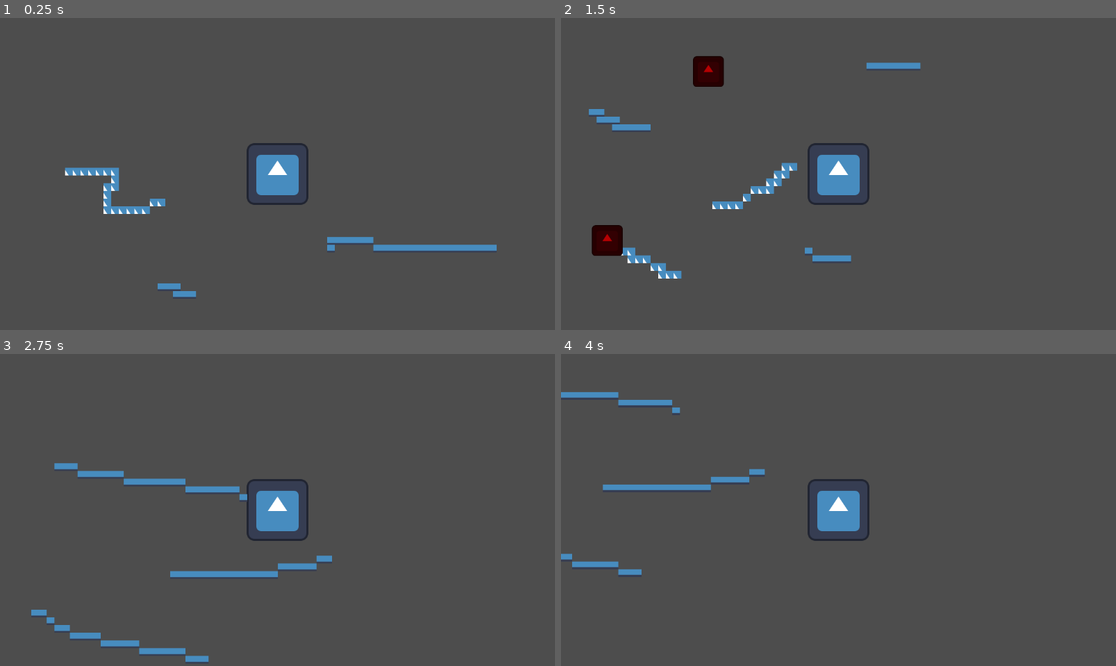
Above: before the commit, frames 1-4 (two rows, left to right).
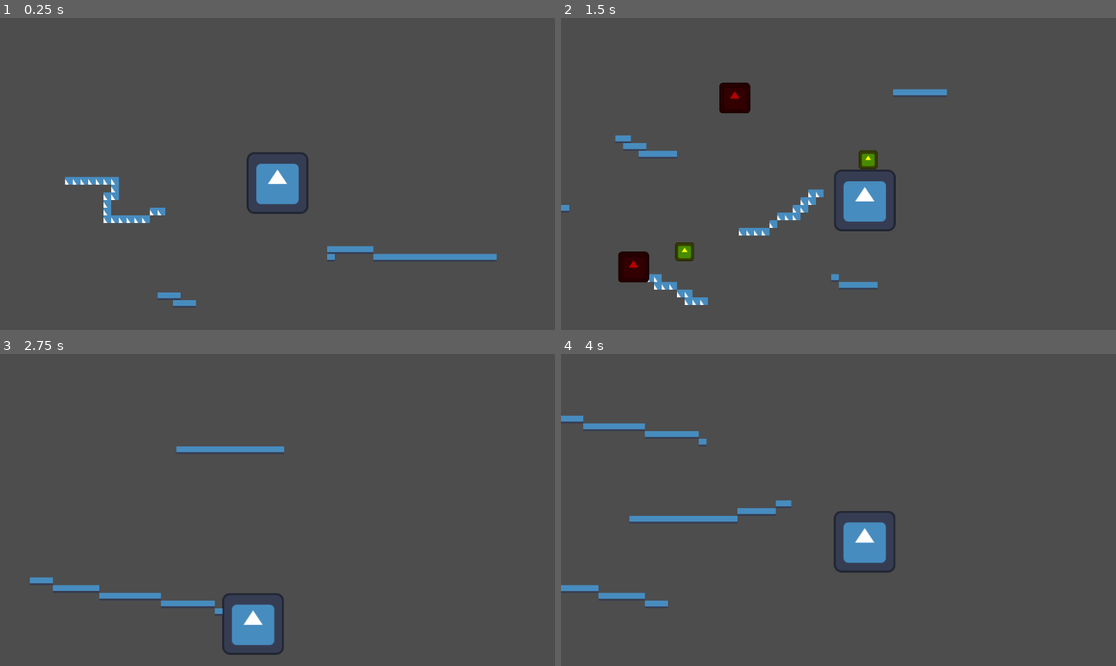
Above: after the commit, the same moments.

Repository: Avare-Game-Studio/Mechanic_Puzzle
Game: Godot game, scene res://scenes/world.tscn
Same seed, same stepped clock (60 frames per second), same inputs: the game is played once before the commit and once after it. The engine's default icon, where the game draws it, is replaced by a stand-in: a white triangle on a blue panel in a dark square.
Inputs:
- Up to frame 1 (0.25 s): no input
- Up to frame 2 (1.5 s): tap Enter (ui_accept) at 0.5, 0.77 s; hold Right (ui_right) from 0.53 s (still down)
- Up to frame 3 (2.75 s): tap Enter (ui_accept) at 1.52 s; release Right (ui_right) at 2.03 s; hold Left (ui_left) from 2.03 s (still down)
- Up to frame 4 (4 s): release Left (ui_left) at 2.78 s; hold Right (ui_right) from 2.78 s (still down); tap Enter (ui_accept) at 3.02, 3.77 s

The runs differ from the first frame. In frame 1, 3.6% of the frame differs, in the area x 11-90%, y 40-93%; in frame 2, 7.6%, in the area x 0-70%, y 12-92%; in frame 3, 5.6%; in frame 4, 5.1%.

Commit message:
Integrated GameManager and fixed coin collection signals

Diff:
--- /dev/null
+++ b/Scripts/coin.gd
@@ -0,0 +1,14 @@
+extends Area2D
+
+func _ready() -> void:
+	# Sinyali kodla bağlayarak editör hatalarını devre dışı bırakıyoruz
+	body_entered.connect(_on_body_entered)
+
+func _on_body_entered(body: Node2D) -> void:
+	if body.is_in_group("players"):
+		print("Altın toplandı!")
+		# Altını silerken de deferred (ertelenmiş) kullanmak iyidir:
+		call_deferred("queue_free")
+
+func free_coin():
+	queue_free()
--- a/Scripts/enemy.gd
+++ b/Scripts/enemy.gd
@@ -20,7 +20,7 @@
 
 
 func _on_body_entered(body: Node2D) -> void:
-	# Artık isimle değil, grup üyeliğiyle kontrol ediyoruz
 	if body.is_in_group("players"):
 		print("DÜŞMAN YAKALADI! Oyun sıfırlanıyor...")
-		get_tree().reload_current_scene()
+		# Direkt çağırmak yerine, güvenli bir ana erteliyoruz:
+		get_tree().call_deferred("reload_current_scene")
--- /dev/null
+++ b/Scripts/gameManager.gd
@@ -0,0 +1,8 @@
+extends Node
+var score: int = 0
+
+func _on_body_entered(body: Node2D) -> void:
+	if body.is_in_group("players"):
+		GameManager.score += 1 # Puanı artır
+		print("Altın toplandı! Toplam Puan: ", GameManager.score)
+		call_deferred("queue_free") # free_coin fonksiyonuna gerek kalmadan direkt böyle de yazabilirsin
--- a/project.godot
+++ b/project.godot
@@ -15,6 +15,10 @@
 config/features=PackedStringArray("4.6", "GL Compatibility")
 config/icon="res://icon.svg"
 
+[autoload]
+
+GameManager="*uid://jiypajpeiye5"
+
 [global_group]
 
 players=""
--- a/scenes/Player.tscn
+++ b/scenes/Player.tscn
@@ -15,3 +15,4 @@
 texture = ExtResource("2_3li8b")
 
 [node name="Camera2D" type="Camera2D" parent="." unique_id=914657517]
+position_smoothing_enabled = true
--- /dev/null
+++ b/scenes/coin.tscn
@@ -0,0 +1,19 @@
+[gd_scene format=3 uid="uid://7iolhqd6di45"]
+
+[ext_resource type="Script" uid="uid://cubxdrdw77vxp" path="res://Scripts/coin.gd" id="1_i64fm"]
+[ext_resource type="Texture2D" uid="uid://bnhyjn4mt58nm" path="res://icon.svg" id="1_rwqht"]
+
+[sub_resource type="CircleShape2D" id="CircleShape2D_i64fm"]
+radius = 63.788715
+
+[node name="Coin" type="Area2D" unique_id=1419047894]
+scale = Vector2(0.3, 0.3)
+collision_layer = 4
+script = ExtResource("1_i64fm")
+
+[node name="Sprite2D" type="Sprite2D" parent="." unique_id=2122195872]
+modulate = Color(1, 1, 0, 1)
+texture = ExtResource("1_rwqht")
+
+[node name="CollisionShape2D" type="CollisionShape2D" parent="." unique_id=165353199]
+shape = SubResource("CircleShape2D_i64fm")
--- a/scenes/world.tscn
+++ b/scenes/world.tscn
@@ -3,6 +3,7 @@
 [ext_resource type="PackedScene" uid="uid://diub5pj3k5sap" path="res://scenes/Player.tscn" id="1_nnsk1"]
 [ext_resource type="Texture2D" uid="uid://bnhyjn4mt58nm" path="res://icon.svg" id="2_rwgxs"]
 [ext_resource type="PackedScene" uid="uid://c5y7xyaxogvqj" path="res://scenes/enemy.tscn" id="3_4wyf3"]
+[ext_resource type="PackedScene" uid="uid://7iolhqd6di45" path="res://scenes/coin.tscn" id="4_k0juu"]
 
 [sub_resource type="RectangleShape2D" id="RectangleShape2D_nnsk1"]
 
@@ -165,4 +166,13 @@
 [node name="Enemy3" parent="." unique_id=448985073 instance=ExtResource("3_4wyf3")]
 position = Vector2(801, 986)
 
+[node name="Coin" parent="." unique_id=1419047894 instance=ExtResource("4_k0juu")]
+position = Vector2(601.3032, 292.81635)
+
+[node name="Coin2" parent="." unique_id=379872988 instance=ExtResource("4_k0juu")]
+position = Vector2(411, 717)
+
+[node name="Coin3" parent="." unique_id=660160196 instance=ExtResource("4_k0juu")]
+position = Vector2(792, 526)
+
 [connection signal="body_entered" from="Area2D" to="Player" method="_on_area_2d_body_entered"]
Not shown, added: Scripts/coin.gd.uid
Not shown, added: Scripts/gameManager.gd.uid
